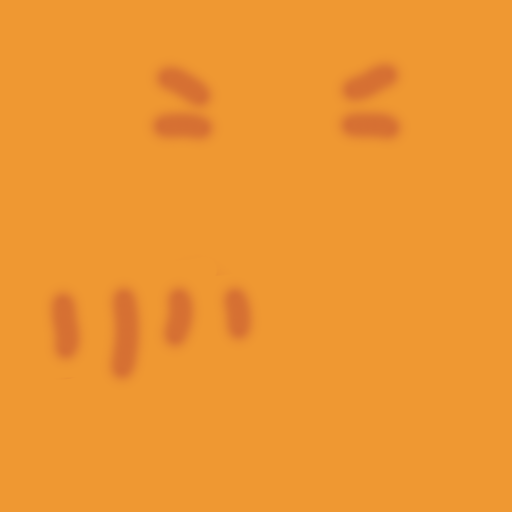
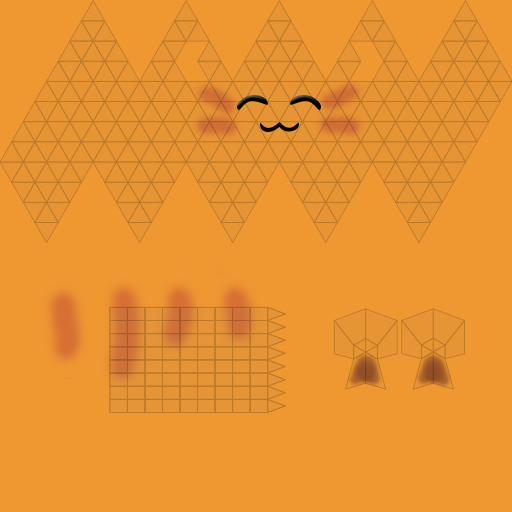
Layers edited between the first and the second 512×512 image:
showed "Layer 1", painted on it over [0, 0, 512, 413]
added layer "Ellipse 2" above "Ellipse 1 copy" over [260, 122, 299, 132]
added layer "Ellipse 1 copy" above "Ellipse 1" over [290, 95, 321, 110]
added layer "Ellipse 1" above "Layer 3" over [237, 95, 268, 110]
painted on "Layer 3" over [137, 50, 454, 390]
